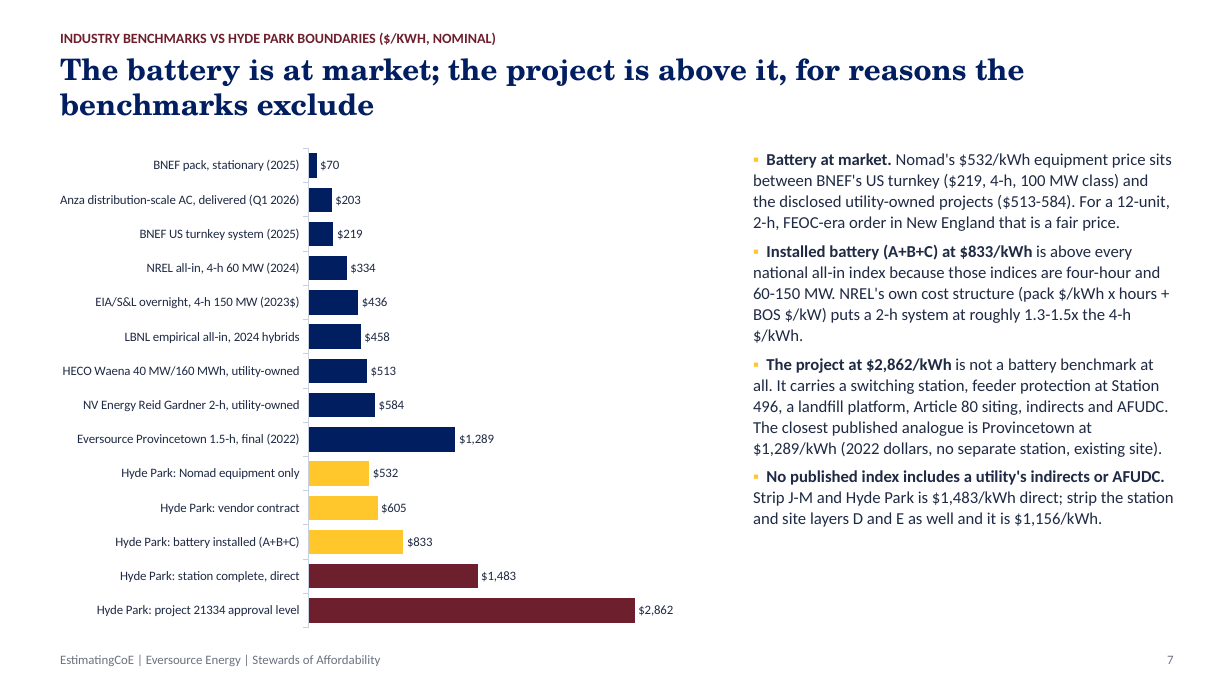
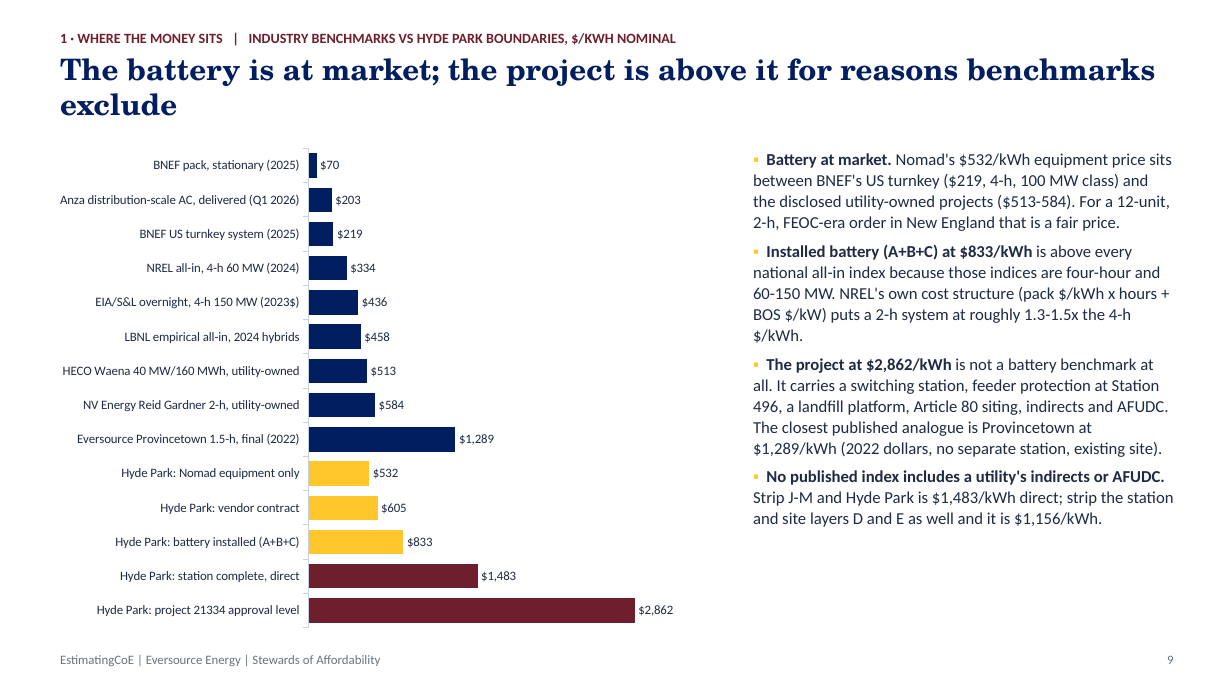
Before and after one commit to gbassaragh/BESS, a slide deck: slide 9 of Hyde Park BESS/6) Cost Analysis Deliverables/Hyde Park BESS - Cost Analysis Deck.pptx (slide 7 before the commit). Drawn at 1232x693 pixels with LibreOffice and Linux fonts; fonts in the diff are those of the drawing. Boxes give left, top, right and bottom in pixels: in the first picture for what was removed or moved away, otherwise in the second. Text is boxed around its words. In the diff, an @@ line names an element or a change of style, - is before the commit and + after.

```diff
--- a/Hyde Park BESS/6) Cost Analysis Deliverables/Hyde Park BESS - Cost Analysis Deck.pptx
+++ b/Hyde Park BESS/6) Cost Analysis Deliverables/Hyde Park BESS - Cost Analysis Deck.pptx
@@ text at (60, 58, 1155, 116): text changed @@
-The battery is at market; the project is above it, for reasons the benchmarks exclude
+The battery is at market; the project is above it for reasons benchmarks exclude
@@ text at (60, 33, 676, 45): text changed @@
-INDUSTRY BENCHMARKS VS HYDE PARK BOUNDARIES ($/KWH, NOMINAL)
+1 · WHERE THE MONEY SITS | INDUSTRY BENCHMARKS VS HYDE PARK BOUNDARIES, $/KWH NOMINAL
@@ text at (1167, 655, 1173, 664): text changed @@
-7
+9
```
Also in this commit, not shown: 20 other slides changed, 4 other files.
